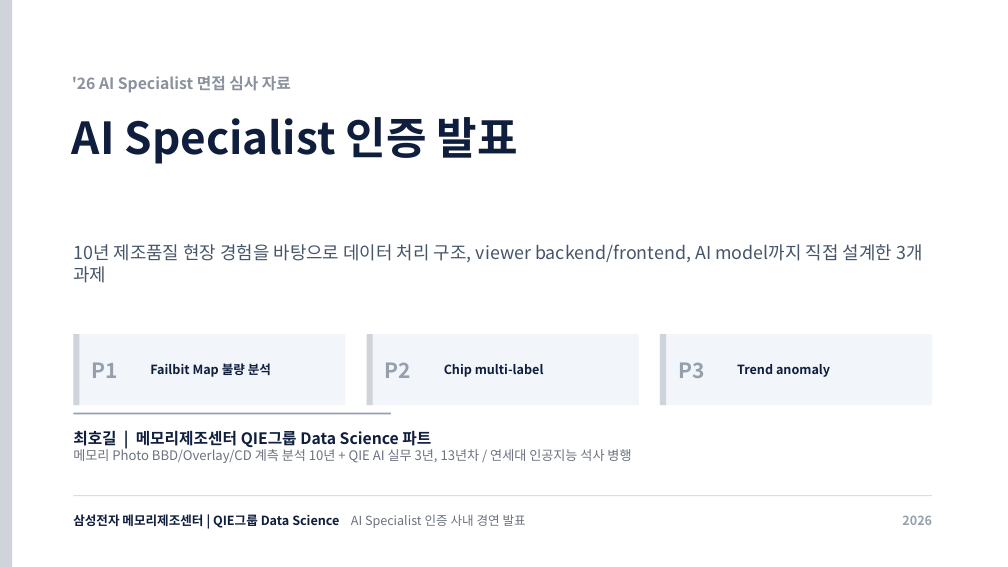
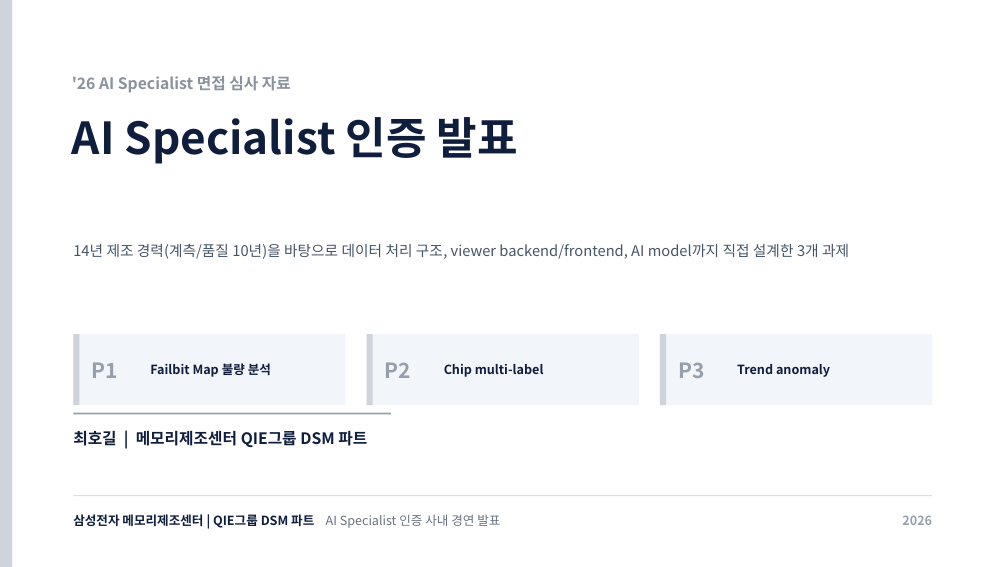
Before and after one commit to hogil/fbm_paper, a slide deck: slide 1 of recommendation/presentation/'26년 AI Specialist 면접 심사 자료_메모리사업부_최호길_평가항목_summary_with_images.pptx. Drawn at 1008x567 pixels with LibreOffice and Linux fonts; fonts in the diff are those of the drawing. Boxes give left, top, right and bottom in pixels: in the first picture for what was removed or moved away, otherwise in the second. Text is boxed around its words. In the diff, an @@ line names an element or a change of style, - is before the commit and + after.

Commit message:
Sync closing slide tuning wording

```diff
--- a/recommendation/presentation/'26년 AI Specialist 면접 심사 자료_메모리사업부_최호길_평가항목_summary_with_images.pptx
+++ b/recommendation/presentation/'26년 AI Specialist 면접 심사 자료_메모리사업부_최호길_평가항목_summary_with_images.pptx
@@ text at box(73, 244, 849, 259): text changed; size 17 to 14 pt @@
-10년 제조품질 현장 경험을 바탕으로 데이터 처리 구조, viewer backend/frontend, AI model까지 직접 설계한 3개 과제
+14년 제조 경력(계측/품질 10년)을 바탕으로 데이터 처리 구조, viewer backend/frontend, AI model까지 직접 설계한 3개 과제
@@ text at box(73, 430, 367, 447): text changed; size 12.5 to 15 pt; text colour #6B7280 to #0F1E3D; bold on @@
-최호길 | 메모리제조센터 QIE그룹 Data Science 파트
-메모리 Photo BBD/Overlay/CD 계측 분석 10년 + QIE AI 실무 3년, 13년차 / 연세대 인공지능 석사 병행
+최호길 | 메모리제조센터 QIE그룹 DSM 파트
@@ text at box(73, 514, 500, 528): text changed @@
-삼성전자 메모리제조센터 | QIE그룹 Data Science AI Specialist 인증 사내 경연 발표
+삼성전자 메모리제조센터 | QIE그룹 DSM 파트 AI Specialist 인증 사내 경연 발표
```
Also in this commit, not shown: 22 other slides changed, 5 slides added, 5 slides removed, 2 other files.
